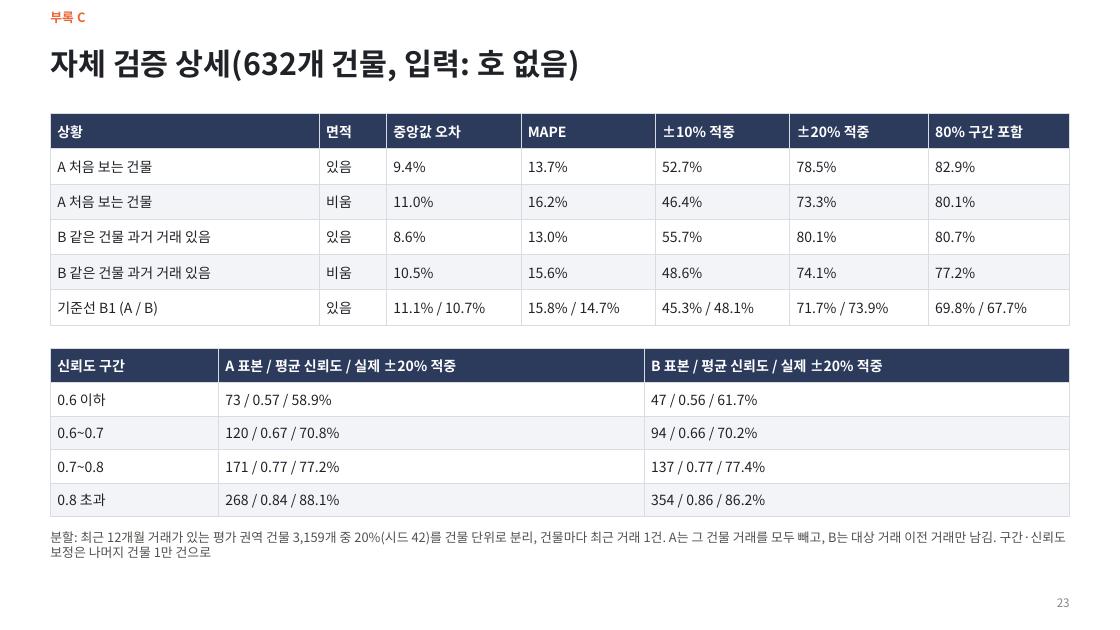
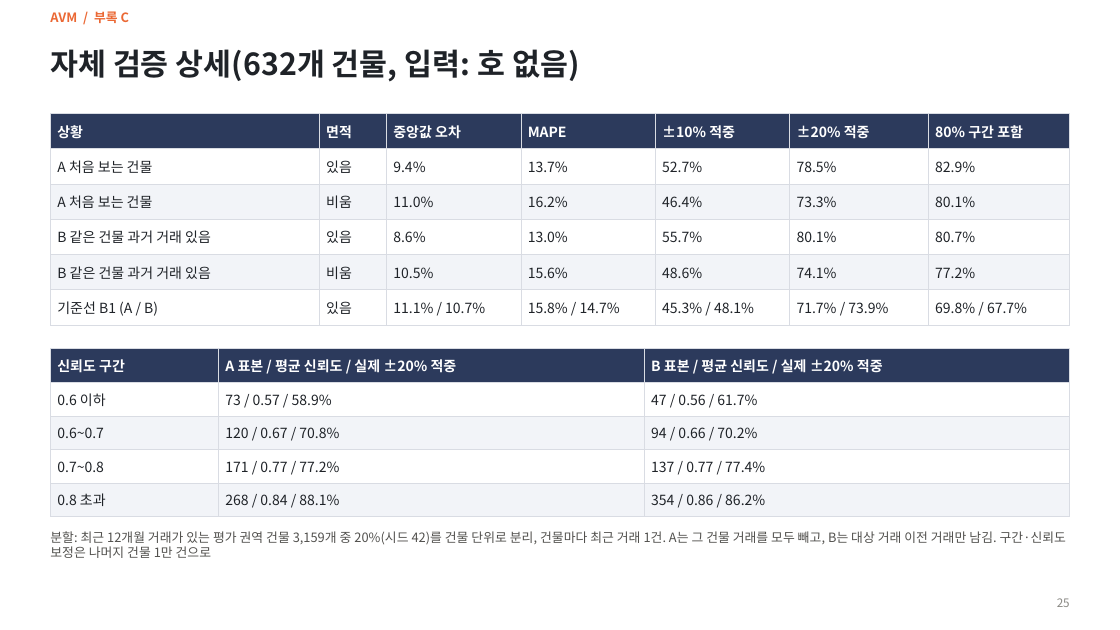
Before and after one commit to KimInSeok-DA/DA_Seoul_Villa_AVM, a slide deck: slide 25 of presentation/AVM_발표.pptx (slide 23 before the commit). Drawn at 1120x630 pixels with LibreOffice and Linux fonts; fonts in the diff are those of the drawing. Boxes give left, top, right and bottom in pixels: in the first picture for what was removed or moved away, otherwise in the second. Text is boxed around its words. In the diff, an @@ line names an element or a change of style, - is before the commit and + after.

```diff
--- a/presentation/AVM_발표.pptx
+++ b/presentation/AVM_발표.pptx
@@ text at [50, 11, 129, 23]: text changed @@
-부록 C
+AVM / 부록 C
@@ page number at [1057, 598, 1070, 607]: text changed @@
-23
+25
```
Also in this commit, not shown: 24 other slides changed, 2 slides added, 9 other files.
